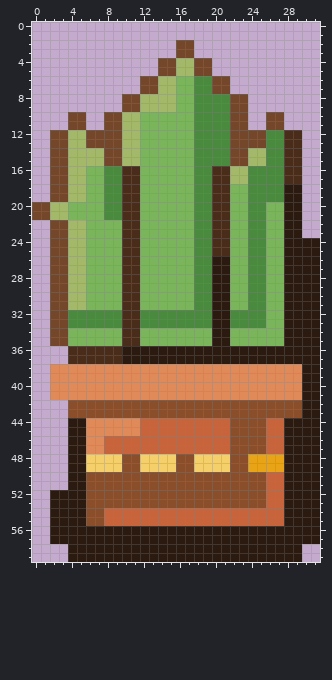
Pixel-art file -- aseprite-source/catfish/room2/out_furn/cf-room2-plant.aseprite. The picture above is the old version.
32x60 pixels, 1 frame.
New version:
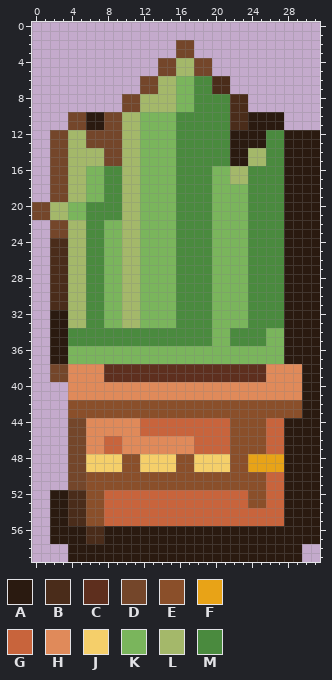
Palette (. is transparent): A #2a1a10  B #4a2c1a  C #5e2f1e  D #74462a  E #8a4f2a  F #e8a317  G #c8643c  H #e08a5a  J #f5cf6a  K #7ab55c  L #a4b86a  M #4a8a3e
Difference:
y 6..7: x 20..21 DD -> BB
y 8..9: x 22..23 DD -> BB
y 10..11: x 6..7 .. -> AA; x 16..17 KK -> MM; x 22..27 DD..DD -> BBAAAA
y 12..13: x 16..17 KK -> MM; x 22..25 DDDD -> AAAA; x 28..31 BB.. -> AAAA
y 14..15: x 16..17 KK -> MM; x 22..23 DD -> AA; x 28..31 BB.. -> AAAA
y 16..17: x 10..11 BB -> LL; x 16..17 KK -> MM; x 20..21 BB -> KK; x 28..31 BB.. -> AAAA
y 18..19: x 10..11 BB -> LL; x 16..17 KK -> MM; x 20..21 BB -> KK; x 30..31 .. -> AA
y 20..23: x 6..7 KK -> MM; x 10..11 BB -> LL; x 16..17 KK -> MM; x 20..21 BB -> KK; x 26..27 KK -> MM; x 30..31 .. -> AA
y 24..25: x 2..3 DD -> BB; x 6..7 KK -> MM; x 10..11 BB -> LL; x 16..17 KK -> MM; x 20..21 BB -> KK; x 26..27 KK -> MM
y 26..31: x 2..3 DD -> BB; x 6..7 KK -> MM; x 10..11 BB -> LL; x 16..17 KK -> MM; x 20..21 AA -> KK; x 26..27 KK -> MM
y 32..33: x 2..5 DDMM -> AALL; x 8..15 MMBBMMMM -> KKLLKKKK; x 20..23 AAMM -> KKKK; x 26..27 KK -> MM
y 34..35: x 2..25 DDKKKKKKBBKKKKKKKKAAKKKK -> AAMMMMMMMMMMMMMMMMKKMMMM
y 36..37: x 2..27 ..BBBBBBAAAAAAAAAAAAAAAAAA -> AAKKKKKKKKKKKKKKKKKKKKKKKK
y 38..39: x 2..3 HH -> DD; x 8..25 HHHHHHHHHHHHHHHHHH -> CCCCCCCCCCCCCCCCCC
y 40..41: x 2..3 HH -> ..
y 44..45: x 4..5 AA -> DD
y 46..47: x 4..5 AA -> DD; x 10..17 GGGGGGGG -> HHHHHHHH
y 48..51: x 4..5 AA -> DD
y 52..53: x 4..5 AA -> BB; x 8..23 EEEEEEEEEEEEEEEE -> GGGGGGGGGGGGGGGG
y 54..55: x 4..5 AA -> BB
y 56..57: x 6..7 AA -> BB
Boxes around the changes in both pictures, in picture pixels (x1, y1, x2, y2):
changed: (50, 76, 320, 544)
